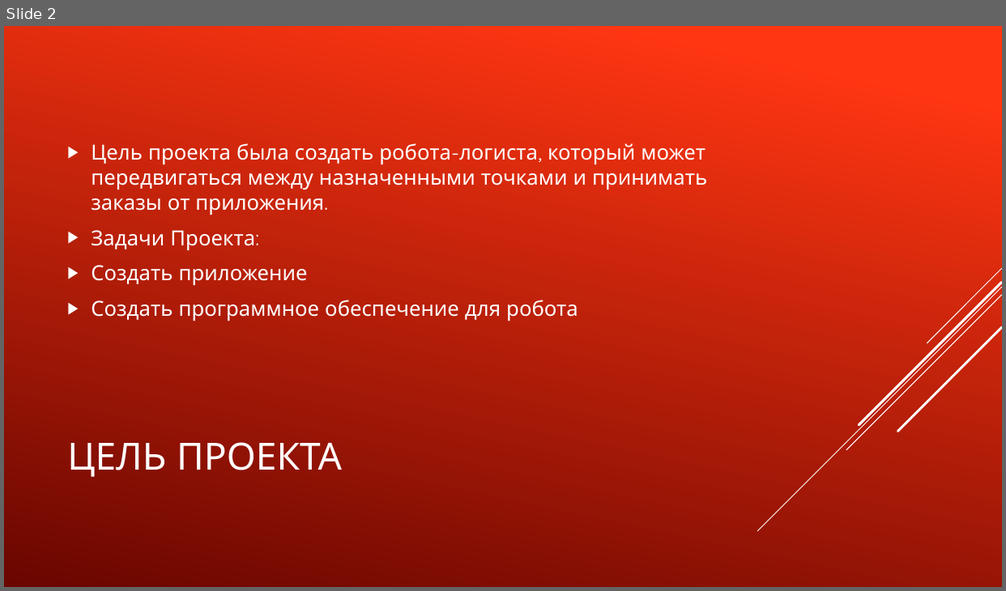
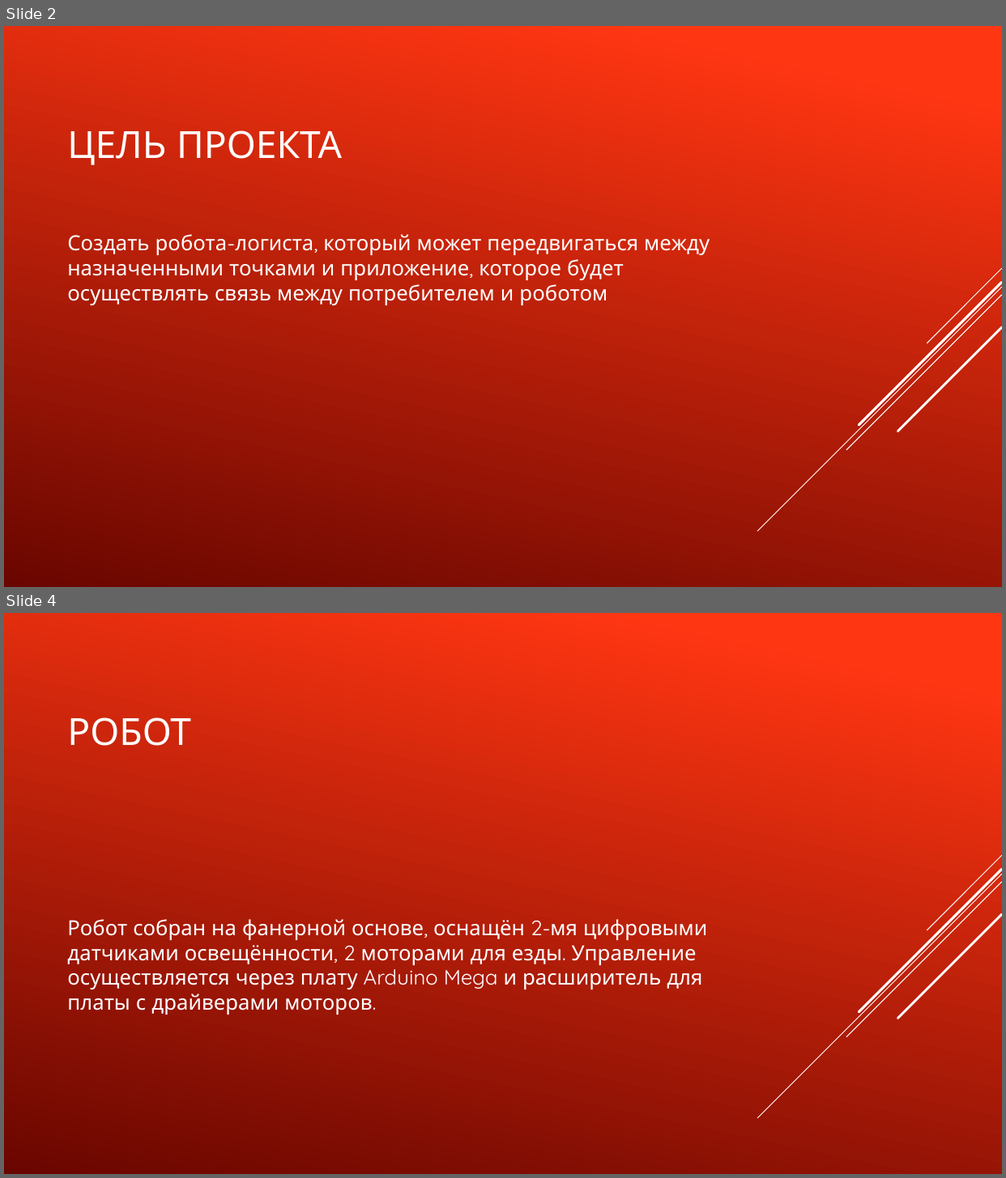
Before and after one commit to TransoChel/ProjectRobotLogistic, a slide deck: Проект «Робот-логист».pptx. Shown one above the other, each under a label of ours: slide 2 before the commit, slides 2 and 4 after it; the slides between them are not shown. The pictures are 1006x591 and 1006x1178 pixels, drawn with LibreOffice and Linux fonts; fonts in the diff are those of the drawing. Boxes give left, top, right and bottom in pixels: in the first picture for what was removed or moved away, otherwise in the second. Text is boxed around its words. In the diff, an @@ line names an element or a change of style, - is before the commit and + after.

```diff
--- a/Проект «Робот-логист».pptx
+++ b/Проект «Робот-логист».pptx
@@ slide 4 added at (x1=4, y1=613, x2=1002, y2=1174), background gradient #FF3712 to #6A0600; not listed: 5 template elements that a slide beside it also shows @@
@@ title added at (x1=67, y1=717, x2=191, y2=746), 36 pt, text #FFFFFF @@
+РОБОТ
@@ text added at (x1=67, y1=919, x2=707, y2=1015), 20 pt, text #FFFFFF @@
+Робот собран на фанерной основе, оснащён 2-мя цифровыми датчиками освещённости, 2 моторами для езды. Управление осуществляется через плату Arduino Mega и расширитель для платы с драйверами моторов.
@@ slide 2 changed as well @@
@@ title "ЦЕЛЬ ПРОЕКТА" moved from (x1=67, y1=442, x2=342, y2=477) to (x1=67, y1=130, x2=342, y2=165) @@
@@ text at (x1=67, y1=234, x2=710, y2=305): text changed @@
-▶ Цель проекта была создать робота-логиста, который может передвигаться между назначенными точками и принимать заказы от приложения.
-▶ Задачи Проекта:
-▶ Создать приложение
-▶ Создать программное обеспечение для робота
+Создать робота-логиста, который может передвигаться между назначенными точками и приложение, которое будет осуществлять связь между потребителем и роботом
```
Also in this commit, not shown: 2 other slides changed, 2 other slides added, 1 other file.
